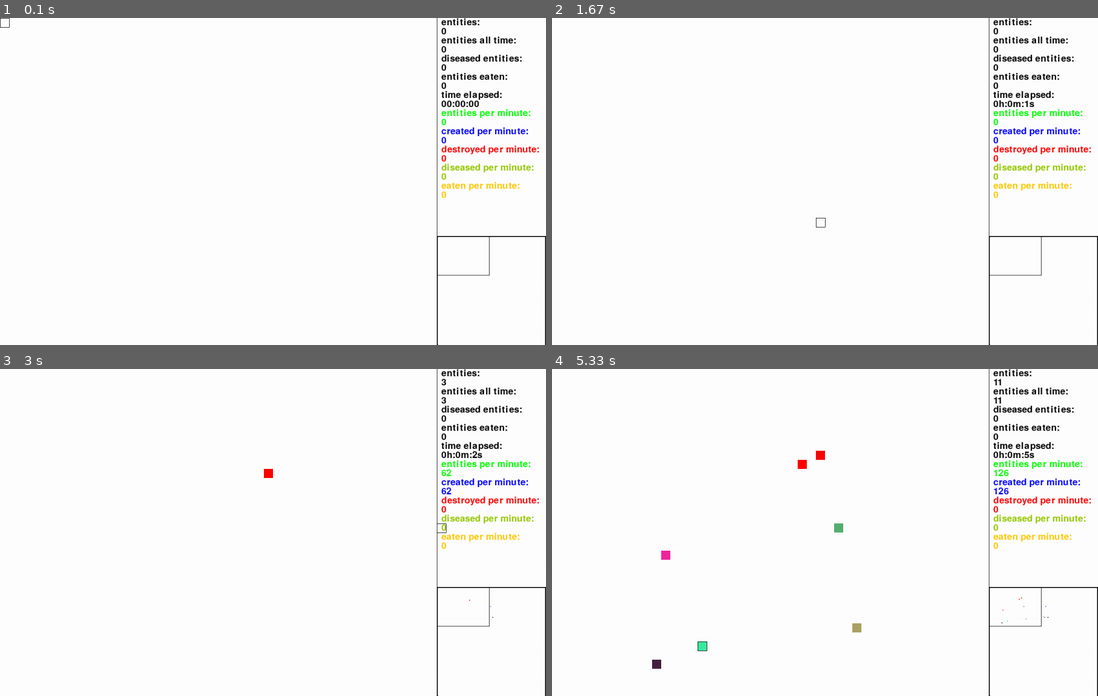
Above: before the commit, frames 1-4 (two rows, left to right).
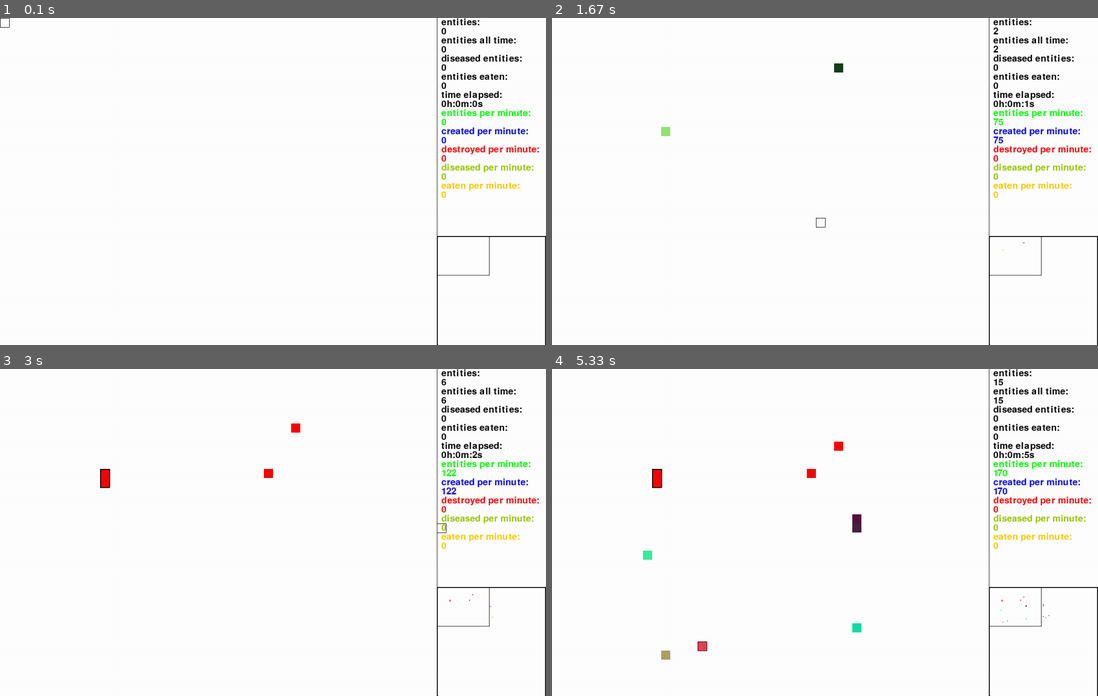
Above: after the commit, the same moments.

Repository: sbwhitt/pygame-life-simulation
Game: pygame game, started from main.py
Same seed, same stepped clock (60 frames per second), same inputs: the game is played once before the commit and once after it.
Inputs (mouse positions are in pixels of both pictures, inside the frame that each line leads up to):
- Up to frame 1 (0.1 s): no input
- Up to frame 2 (1.67 s): hold C 0.33-0.8 s; move the mouse to (803, 194) at 0.37 s; click (655, 132) at 0.88 s; click (835, 70) at 1.22 s; right-click (825, 220) at 1.55 s
- Up to frame 3 (3 s): tap 1 at 1.9, 2.2 s; click (256, 476) at 1.92 s; tap 2 at 1.98 s; click (464, 617) at 2.38 s; click (442, 525) at 2.72 s
- Up to frame 4 (5.33 s): click (1016, 594) at 3.05 s; click (846, 519) at 3.38 s; click (1021, 607) at 3.72 s; click (661, 653) at 4.05 s; click (655, 552) at 4.38 s; click (857, 624) at 4.72 s; click (699, 643) at 5.05 s

The runs differ from the first frame. In frame 1, 0.1% of the frame differs, in the area x 81-89%, y 25-28%; in frame 2, 0.2%; in frame 3, 0.2%; in frame 4, 0.8%, in the area x 16-92%, y 2-92%.

Commit message:
cleanup and clock rate

Diff:
--- a/src/app.py
+++ b/src/app.py
@@ -183,9 +183,6 @@
         # change colors to cyan
         elif key == pygame.K_6:
             self.e_man.update_all_colors((0, 255, 255))
-        # toggle info window
-        elif key == pygame.K_w:
-            pass
         # shift colors
         elif key == pygame.K_c:
             self.e_man.shift_colors()
--- a/static/settings.py
+++ b/static/settings.py
@@ -8,7 +8,7 @@
 
 FONT_SIZE = 20
 
-CLOCK_RATE = 15
+CLOCK_RATE = 30
 AGE_LENGTH = 1700
 MOVE_INTERVAL = 50
 DIR_INTERVAL = 700
